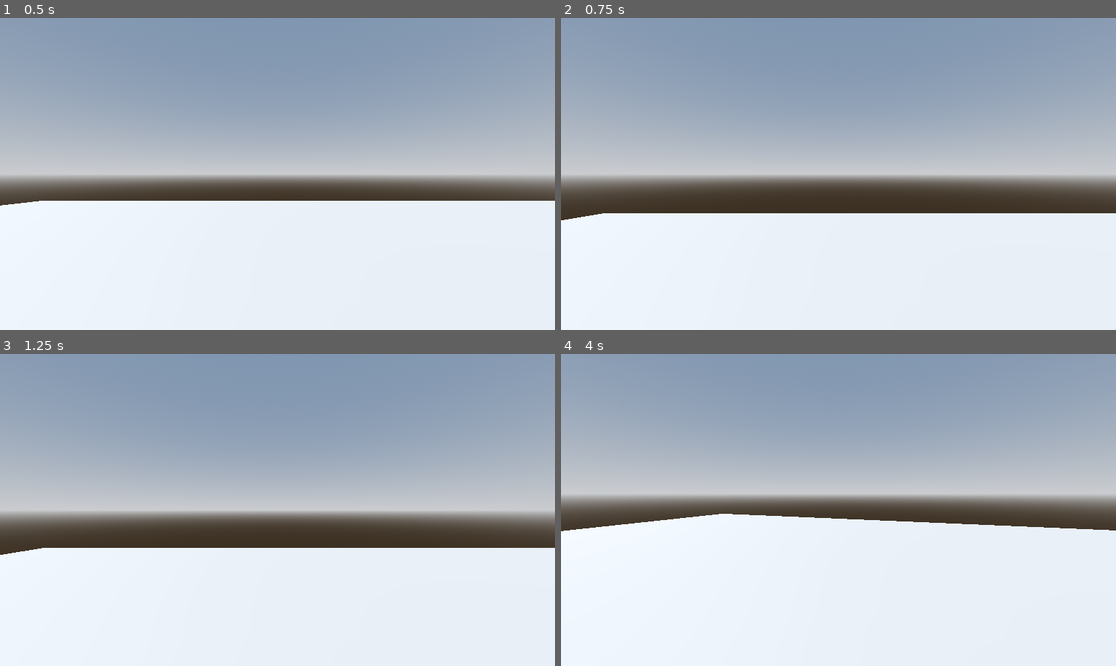
Above: before the commit, frames 1-4 (two rows, left to right).
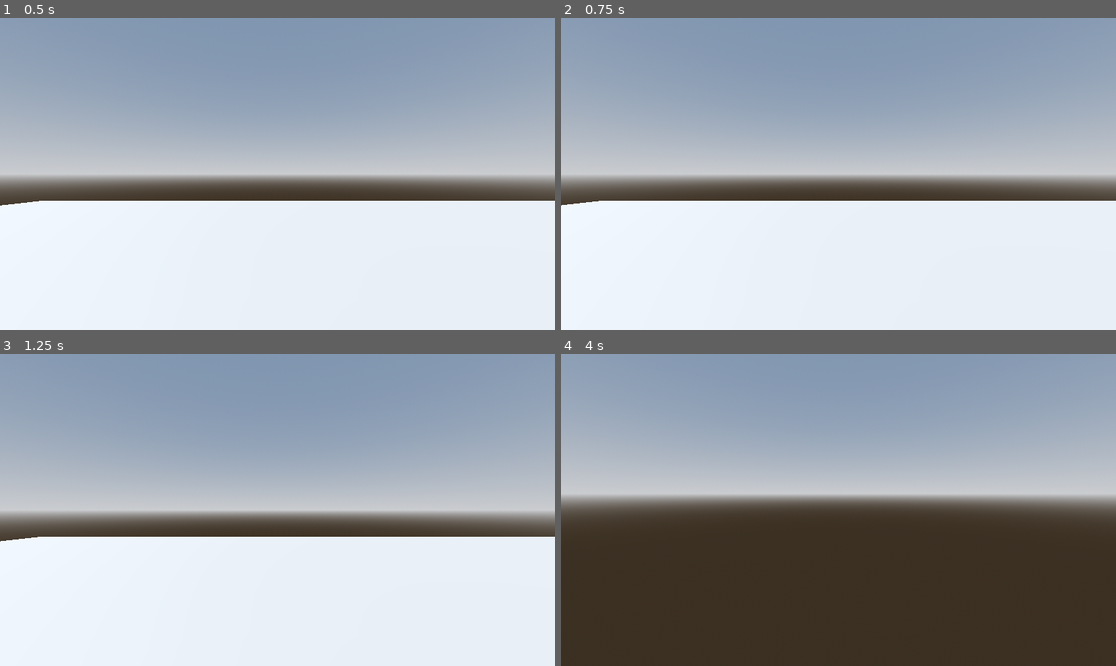
Above: after the commit, the same moments.

Repository: kingdolphin42/BadIdeasGameJam2026
Game: Godot game, scene res://node.tscn
Same seed, same stepped clock (60 frames per second), same inputs: the game is played once before the commit and once after it.
Inputs (mouse positions are in pixels of both pictures, inside the frame that each line leads up to):
- Up to frame 1 (0.5 s): no input
- Up to frame 2 (0.75 s): tap Enter (ui_accept) at 0.5, 0.6 s; move the mouse to (960, 158) at 0.52 s; hold D (Right) from 0.53 s (still down); click (960, 158) at 0.67 s
- Up to frame 3 (1.25 s): keep holding D (Right); tap Space (Jump, bound only after the commit) at 0.77, 0.8, 1.07 s
- Up to frame 4 (4 s): move the mouse to (810, 510) at 1.27 s; release D (Right) at 1.28 s; hold W (Forward) from 1.28 s (still down); tap Space (Jump, bound only after the commit) at 1.35, 1.52, 1.82, 2.3, 3.02, 3.32, 3.6, 3.77 s; tap Enter (ui_accept) at 1.55, 2.1, 2.85 s; move the mouse to (849, 503) at 2.02 s; move the mouse to (832, 516) at 2.77 s; click (832, 516) at 2.92 s; move the mouse to (877, 513) at 3.52 s

Frame 1 is identical in both runs. In frame 2, 4.0% of the frame differs, in the area x 0-100%, y 58-65%; in frame 3, 3.6%; in frame 4, 46%, in the area x 0-100%, y 51-100%.

Commit message:
made some changes to the movemnt script and tested out adding models

Diff:
--- /dev/null
+++ b/Chair.tscn
@@ -0,0 +1,22 @@
+[gd_scene format=3 uid="uid://cy28jp85ki37k"]
+
+[ext_resource type="ArrayMesh" uid="uid://dd1j1r3yjydu0" path="res://assets/chair.obj" id="1_n1mr4"]
+
+[sub_resource type="BoxShape3D" id="BoxShape3D_n1c64"]
+size = Vector3(1.6801758, 1.4230957, 1.4084473)
+
+[sub_resource type="BoxShape3D" id="BoxShape3D_j8ugh"]
+size = Vector3(0.49316406, 2.1371765, 1)
+
+[node name="RigidBody3D" type="RigidBody3D" unique_id=2145583118]
+
+[node name="Chair" type="MeshInstance3D" parent="." unique_id=1987808081]
+mesh = ExtResource("1_n1mr4")
+
+[node name="CollisionShape3D" type="CollisionShape3D" parent="." unique_id=141581240]
+transform = Transform3D(1, 0, 0, 0, 1, 0, 0, 0, 1, -0.08666992, 0.6883545, 0.019897461)
+shape = SubResource("BoxShape3D_n1c64")
+
+[node name="CollisionShape3D2" type="CollisionShape3D" parent="." unique_id=2005156294]
+transform = Transform3D(1, 0, 0, 0, 1, 0, 0, 0, 1, 1.0061898, 1.8457565, 0.019897461)
+shape = SubResource("BoxShape3D_j8ugh")
--- a/node.tscn
+++ b/node.tscn
@@ -1,7 +1,10 @@
 [gd_scene format=3 uid="uid://dqk2i3ghbv4wc"]
 
-[ext_resource type="PackedScene" path="res://proto_controller.tscn" id="1_j2q8x"]
+[ext_resource type="PackedScene" uid="uid://bi1n0s3i7tw7p" path="res://proto_controller.tscn" id="1_j2q8x"]
 [ext_resource type="Script" uid="uid://cx0xg06w5mt2i" path="res://proto_controller.gd" id="2_j2q8x"]
+[ext_resource type="ArrayMesh" uid="uid://b7sssajou2ri5" path="res://assets/Desk.obj" id="3_e2u21"]
+[ext_resource type="ArrayMesh" uid="uid://dd1j1r3yjydu0" path="res://assets/chair.obj" id="4_bss38"]
+[ext_resource type="PackedScene" uid="uid://cy28jp85ki37k" path="res://Chair.tscn" id="5_bss38"]
 
 [sub_resource type="ProceduralSkyMaterial" id="ProceduralSkyMaterial_112p8"]
 sky_horizon_color = Color(0.66224277, 0.6717428, 0.6867428, 1)
@@ -38,3 +41,14 @@
 [node name="CSGBox3D" type="CSGBox3D" parent="CSGCombiner3D" unique_id=620178126]
 transform = Transform3D(37.17037, 0, 0, 0, 1, 0, 0, 0, 26.082937, 0, 0, 0)
 use_collision = true
+
+[node name="Desk" type="MeshInstance3D" parent="." unique_id=1335171721]
+transform = Transform3D(-0.75, 6.556708e-08, 0, 2.8660283e-15, 3.278354e-08, 0.75, 6.556708e-08, 0.75, -3.278354e-08, 11.532, 2.37, 11.121)
+mesh = ExtResource("3_e2u21")
+
+[node name="Chair" type="MeshInstance3D" parent="." unique_id=1037084498]
+transform = Transform3D(0.7388318, 0, 0.6738899, 0, 1, 0, -0.6738899, 0, 0.7388318, 13.504013, 0.49999857, 9.967765)
+mesh = ExtResource("4_bss38")
+
+[node name="RigidBody3D" parent="." unique_id=2145583118 instance=ExtResource("5_bss38")]
+transform = Transform3D(1, 0, 0, 0, 1, 0, 0, 0, 1, 16.115667, 0.46314192, 7.006499)
--- a/player.gd
+++ b/player.gd
@@ -11,7 +11,7 @@
 		velocity += get_gravity() * delta
 
 	# Handle jump.
-	if Input.is_action_just_pressed("ui_accept") and is_on_floor():
+	if Input.is_action_just_pressed("Jump") and is_on_floor():
 		velocity.y = JUMP_VELOCITY
 
 	# Get the input direction and handle the movement/deceleration.
--- a/project.godot
+++ b/project.godot
@@ -17,28 +17,37 @@
 
 [editor_plugins]
 
-enabled=PackedStringArray("res://addons/godot_vscode_ide/plugin.cfg", "res://addons/vscode_opener/plugin.cfg")
+enabled=PackedStringArray()
 
 [input]
 
 Left={
 "deadzone": 0.2,
 "events": [Object(InputEventKey,"resource_local_to_scene":false,"resource_name":"","device":-1,"window_id":0,"alt_press …(191 unchanged characters)…
+, Object(InputEventKey,"resource_local_to_scene":false,"resource_name":"","device":-1,"window_id":0,"alt_pressed":false,"shift_pressed":false,"ctrl_pressed":false,"meta_pressed":false,"pressed":false,"keycode":0,"physical_keycode":4194319,"key_label":0,"unicode":0,"location":0,"echo":false,"script":null)
 ]
 }
 Right={
 "deadzone": 0.2,
 "events": [Object(InputEventKey,"resource_local_to_scene":false,"resource_name":"","device":-1,"window_id":0,"alt_press …(192 unchanged characters)…
+, Object(InputEventKey,"resource_local_to_scene":false,"resource_name":"","device":-1,"window_id":0,"alt_pressed":false,"shift_pressed":false,"ctrl_pressed":false,"meta_pressed":false,"pressed":false,"keycode":0,"physical_keycode":4194321,"key_label":0,"unicode":0,"location":0,"echo":false,"script":null)
 ]
 }
 Forward={
 "deadzone": 0.2,
 "events": [Object(InputEventKey,"resource_local_to_scene":false,"resource_name":"","device":-1,"window_id":0,"alt_press …(192 unchanged characters)…
+, Object(InputEventKey,"resource_local_to_scene":false,"resource_name":"","device":-1,"window_id":0,"alt_pressed":false,"shift_pressed":false,"ctrl_pressed":false,"meta_pressed":false,"pressed":false,"keycode":0,"physical_keycode":4194320,"key_label":0,"unicode":0,"location":0,"echo":false,"script":null)
 ]
 }
 Backward={
 "deadzone": 0.2,
 "events": [Object(InputEventKey,"resource_local_to_scene":false,"resource_name":"","device":-1,"window_id":0,"alt_press …(192 unchanged characters)…
+, Object(InputEventKey,"resource_local_to_scene":false,"resource_name":"","device":-1,"window_id":0,"alt_pressed":false,"shift_pressed":false,"ctrl_pressed":false,"meta_pressed":false,"pressed":false,"keycode":0,"physical_keycode":4194322,"key_label":0,"unicode":0,"location":0,"echo":false,"script":null)
+]
+}
+Jump={
+"deadzone": 0.2,
+"events": [Object(InputEventKey,"resource_local_to_scene":false,"resource_name":"","device":-1,"window_id":0,"alt_pressed":false,"shift_pressed":false,"ctrl_pressed":false,"meta_pressed":false,"pressed":false,"keycode":0,"physical_keycode":32,"key_label":0,"unicode":32,"location":0,"echo":false,"script":null)
 ]
 }
 
--- a/proto_controller.gd
+++ b/proto_controller.gd
@@ -30,15 +30,15 @@
 
 @export_group("Input Actions")
 ## Name of Input Action to move Left.
-@export var input_left : String = "ui_left"
+@export var input_left : String = "Left"
 ## Name of Input Action to move Right.
-@export var input_right : String = "ui_right"
+@export var input_right : String = "Right"
 ## Name of Input Action to move Forward.
-@export var input_forward : String = "ui_up"
+@export var input_forward : String = "Forward"
 ## Name of Input Action to move Backward.
-@export var input_back : String = "ui_down"
+@export var input_back : String = "Backward"
 ## Name of Input Action to Jump.
-@export var input_jump : String = "ui_accept"
+@export var input_jump : String = "Jump"
 ## Name of Input Action to Sprint.
 @export var input_sprint : String = "sprint"
 ## Name of Input Action to toggle freefly mode.
--- /dev/null
+++ b/rigid_body_3d.tscn
@@ -0,0 +1,22 @@
+[gd_scene format=3 uid="uid://d313simdbjtdg"]
+
+[ext_resource type="ArrayMesh" uid="uid://dd1j1r3yjydu0" path="res://assets/chair.obj" id="1_mvxmr"]
+
+[sub_resource type="BoxShape3D" id="BoxShape3D_n1c64"]
+size = Vector3(1.6801758, 1.8999023, 1.4084473)
+
+[sub_resource type="BoxShape3D" id="BoxShape3D_j8ugh"]
+size = Vector3(0.49316406, 2.1371765, 1)
+
+[node name="RigidBody3D" type="RigidBody3D" unique_id=2145583118]
+
+[node name="Chair" type="MeshInstance3D" parent="." unique_id=1987808081]
+mesh = ExtResource("1_mvxmr")
+
+[node name="CollisionShape3D" type="CollisionShape3D" parent="." unique_id=141581240]
+transform = Transform3D(1, 0, 0, 0, 1, 0, 0, 0, 1, -0.08666992, 0.44995117, 0.019897461)
+shape = SubResource("BoxShape3D_n1c64")
+
+[node name="CollisionShape3D2" type="CollisionShape3D" parent="." unique_id=2005156294]
+transform = Transform3D(1, 0, 0, 0, 1, 0, 0, 0, 1, 1.0061898, 1.8457565, 0.019897461)
+shape = SubResource("BoxShape3D_j8ugh")
Not shown, added: assets/Desk.obj
Not shown, added: assets/Desk.obj.import
Not shown, removed: assets/NO.txt
Not shown, added: assets/chair.obj.import
Not shown, changed: .DS_Store
